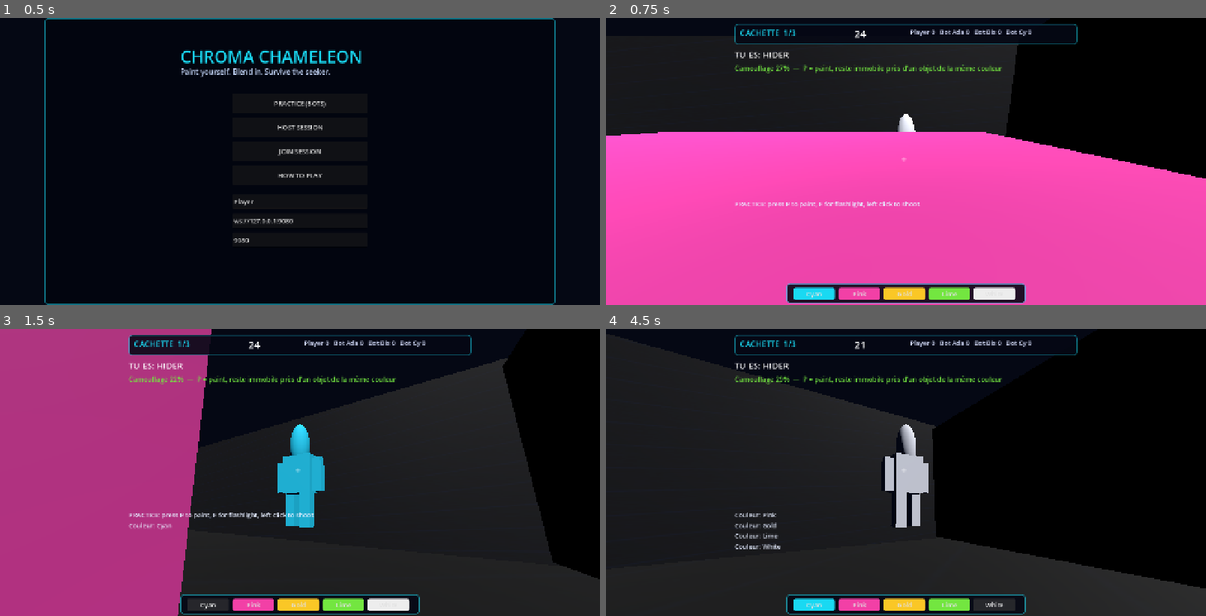
Above: before the commit, frames 1-4 (two rows, left to right).
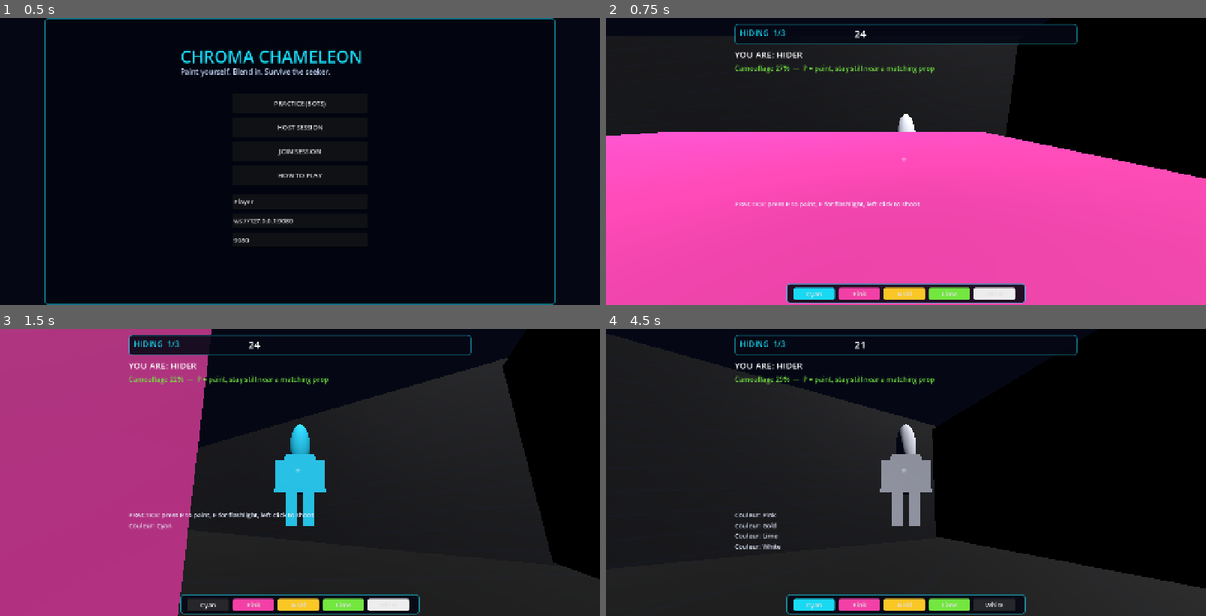
Above: after the commit, the same moments.

Repository: peakbuild112000/Project2
Game: Godot game, scene res://scenes/Main.tscn
Same seed, same stepped clock (60 frames per second), same inputs: the game is played once before the commit and once after it.
Inputs:
- Up to frame 1 (0.5 s): no input
- Up to frame 2 (0.75 s): click "PRACTICE (BOTS)" at 0.5 s
- Up to frame 3 (1.5 s): click "Cyan" at 1.25 s
- Up to frame 4 (4.5 s): click "Pink" at 2 s; click "Gold" at 2.75 s; click "Lime" at 3.5 s; click "White" at 4.25 s

Frame 1 is identical in both runs. In frame 2, 0.8% of the frame differs, in the area x 21-71%, y 3-20%; in frame 3, 1.3%; in frame 4, 2.5%, in the area x 21-71%, y 3-70%.

Commit message:
Rotate avatar with camera, add paint zoom and instant eliminations

Diff:
--- a/scripts/Game.gd
+++ b/scripts/Game.gd
@@ -44,7 +44,7 @@
 var pipette_mode := false
 var _paint_hold := false
 var _orbit_hold := false
-var _spot_cooldown := {}
+var paint_zoom := 3.6
 var _shoot_cooldown := 0.0
 
 func _ready() -> void:
@@ -115,7 +115,7 @@
 		"practice": start_offline()
 		"host": start_host()
 		"join": start_client()
-		"help": hud.set_menu_info("HIDERS: you are always in third person. Press P for PAINT mode: left-drag paints your avatar, right-drag rotates the camera, pipette samples a colour. Stand still near matching props to camouflage. SEEKERS: you are in first person. F toggles the flashlight. SEEING a hider gives +1 point, but LEFT CLICK (or E) SHOOTS them to eliminate (+3).")
+		"help": hud.set_menu_info("HIDERS: you are always in third person. Press P for PAINT mode: left-drag paints, right-drag rotates the camera and character, mouse wheel zooms, pipette samples a colour. Stand still near matching props to camouflage. SEEKERS: you are in first person. F toggles the flashlight. Spotting or shooting a hider eliminates them instantly.")
 		"paint": try_preset_paint(value)
 		"pipette": _toggle_pipette()
 		"leave": leave_match()
@@ -145,7 +145,6 @@
 	_orbit_hold = false
 	hud.set_paint_mode(false)
 	hud.set_pipette(false)
-	_spot_cooldown.clear()
 	_shoot_cooldown = 0.0
 	if Net.message_received.is_connected(_on_net_message):
 		Net.message_received.disconnect(_on_net_message)
@@ -405,10 +404,6 @@
 	logic.round = int(s.get("round", logic.round))
 	logic.hunter_id = int(s.get("hunter", logic.hunter_id))
 	logic.map_index = int(s.get("map", logic.map_index))
-	var sc := {}
-	for k in s.get("scores", {}):
-		sc[int(k)] = int(s.scores[k])
-	logic.scores = sc
 	var fd := {}
 	for k in s.get("found", {}):
 		fd[int(k)] = bool(s.found[k])
@@ -538,7 +533,7 @@
 	if not running or idx < 0 or idx >= Core.COLORS.size():
 		return
 	if _role_of(local_id) != "HIDER":
-		hud.log_line("Seuls les hiders peuvent peindre.")
+		hud.log_line("Only hiders can paint.")
 		return
 	var c: Color = Core.COLORS[idx]
 	paint_color = c
@@ -555,7 +550,7 @@
 	if not running:
 		return
 	if on and _role_of(local_id) != "HIDER":
-		hud.log_line("Le seeker reste en première personne : lui ne peint pas.")
+		hud.log_line("The seeker stays in first person and cannot paint.")
 		return
 	paint_mode = on
 	_paint_hold = false
@@ -633,7 +628,7 @@
 	hud.set_color(picked)
 	pipette_mode = false
 	hud.set_pipette(false)
-	hud.log_line("Pipette (lumière/ombre incluse): #%s" % picked.to_html(false))
+	hud.log_line("Pipette (lighting and shadows included): #%s" % picked.to_html(false))
 	_play("paint")
 
 # ---------------------------------------------------------------- shooting ----
@@ -653,7 +648,7 @@
 		return
 	if _role_of(who) != "SEEKER":
 		if who == local_id:
-			hud.log_line("Seul le seeker peut tirer.")
+			hud.log_line("Only the seeker can shoot.")
 		return
 	if who == local_id and _shoot_cooldown > 0.0:
 		return
@@ -694,9 +689,9 @@
 		return
 	if logic.tag(target):
 		var name := str(players[target].name)
-		hud.log_line("%s a TIRE sur %s : éliminé ! +3" % [players[by_id].name, name])
+		hud.log_line("%s SHOT %s: eliminated!" % [players[by_id].name, name])
 		_play("found")
-		Net.broadcast({"t": "event", "msg": "%s a tiré sur %s : éliminé !" % [players[by_id].name, name]})
+		Net.broadcast({"t": "event", "msg": "%s shot %s: eliminated!" % [players[by_id].name, name]})
 		if logic.phase == "round_end":
 			_on_phase_change("round_end")
 
@@ -803,13 +798,15 @@
 					seen = true
 			elif st.camo < 0.45 and d < 10.0:
 				seen = true
-		if seen and not bool(st.was_seen) and float(_spot_cooldown.get(id, 0.0)) <= 0.0:
-			if id != logic.hunter_id and logic.phase == "seeking":
-				logic.spot()
-				_spot_cooldown[id] = 2.5
-				var msg := "%s est REPERE ! +1 pour le seeker" % str(players[id].name)
+		# Being seen means instant elimination. No scoring is involved.
+		if seen and not bool(st.was_seen):
+			if id != logic.hunter_id and logic.phase == "seeking" and logic.tag(id):
+				var msg := "%s was spotted and eliminated!" % str(players[id].name)
 				hud.log_line(msg)
+				_play("found")
 				Net.broadcast({"t": "event", "msg": msg})
+				if logic.phase == "round_end":
+					_on_phase_change("round_end")
 		st.was_seen = seen
 		st.seen = seen
 
@@ -827,7 +824,6 @@
 		var body: CharacterBody3D = views[id].body
 		body.position = world.spawn(int(id) % 8)
 		body.velocity = Vector3.ZERO
-	_spot_cooldown.clear()
 	paint_color = Color.WHITE
 	hud.set_color(Color.WHITE)
 	_last_phase = "hiding"
@@ -836,7 +832,7 @@
 	print("PHASE: %s round=%d time=%.1f players=%d" % [phase, logic.round, logic.time_left, players.size()])
 	match phase:
 		"seeking":
-			hud.log_line("SEEKERS ARE IN! Cache-toi !")
+			hud.log_line("SEEKERS ARE IN! Hide!")
 			_play("flash")
 		"round_end":
 			hud.log_line("Round over!")
@@ -847,7 +843,7 @@
 		"new_round":
 			_after_new_round()
 			hud.show_game()
-			hud.log_line("ROUND %d/%d — nouvelle peinture !" % [logic.round, 3])
+			hud.log_line("ROUND %d/%d — paint again!" % [logic.round, 3])
 		"match_end":
 			_show_result()
 			Input.set_mouse_mode(Input.MOUSE_MODE_VISIBLE)
@@ -856,18 +852,13 @@
 	if logic == null:
 		return
 	var text := "ROUND %d / %d  —  %s\n\n" % [logic.round, 3, Core.MAPS[logic.map_index].name]
-	text += "Tu étais %s.\n" % _role_of(local_id)
+	text += "You were %s.\n" % _role_of(local_id)
 	var found_count := 0
 	for k in logic.found:
 		if logic.found[k]:
 			found_count += 1
-	text += "Hiders éliminés: %d / %d\n\nSCORES\n" % [found_count, maxi(0, logic.ids.size() - 1)]
-	for id in logic.scores:
-		var nm := "Player"
-		if players.has(int(id)):
-			nm = players[int(id)].name
-		text += "%s: %d\n" % [nm, logic.scores[id]]
-	text += "\nRepéré = +1   Tir réussi = +3   Survie = +1"
+	text += "Hiders eliminated: %d / %d\n" % [found_count, maxi(0, logic.ids.size() - 1)]
+	text += "\nThe seeker wins by eliminating every hider.\nSurvive until the timer ends to win as a hider."
 	if logic.phase == "match_end":
 		text += "\n\nMATCH OVER"
 	hud.show_result(text)
@@ -882,6 +873,8 @@
 			body.position = Vector3(st.x, st.y, st.z)
 		elif not is_host:
 			body.position = body.position.lerp(Vector3(st.x, st.y, st.z), clampf(delta * 12.0, 0, 1))
+		# The character always turns with the camera / look direction.
+		body.rotation.y = float(st.yaw)
 		var avatar: Dictionary = v.avatar
 		avatar.node.visible = (id != local_id) or (_role_of(id) == "HIDER")
 		var alpha := 1.0
@@ -897,7 +890,7 @@
 		var b: CharacterBody3D = views[local_id].body
 		if local_role == "HIDER":
 			# Hiders always see their own avatar from a third-person camera.
-			var dist := 3.6 if paint_mode else 4.2
+			var dist := paint_zoom if paint_mode else 4.2
 			var cp := clampf(_pitch, -0.45, 0.75)
 			var off := Vector3(sin(_yaw) * cos(cp), sin(cp) + 0.25, cos(_yaw) * cos(cp)) * dist
 			camera.position = b.position + Vector3(0, 1.1, 0) + off
@@ -914,39 +907,30 @@
 		return
 	var st: Dictionary = players[local_id]
 	var role := _role_of(local_id)
-	var hiding := ""
+	var detail := ""
 	if role == "HIDER":
-		hiding = "Camouflage %d%%  —  P = paint, reste immobile près d'un objet de la même couleur" % int(float(st.camo) * 100.0)
+		detail = "Camouflage %d%%  —  P = paint, stay still near a matching prop" % int(float(st.camo) * 100.0)
 	else:
-		hiding = "Lampe %s  —  regarder = +1 pt, CLIC GAUCHE / E = tirer (+3)" % ("ON" if st.flash else "OFF")
+		detail = "Flashlight %s  —  spotting or shooting a hider eliminates them instantly" % ("ON" if st.flash else "OFF")
 	if paint_mode:
-		hiding = "PAINT  —  couleur #%s  •  brosse %dpx  •  pipette %s" % [
-			paint_color.to_html(false), brush_size, "ON" if pipette_mode else "OFF"]
-	var scores_txt := ""
-	for id in logic.scores:
-		var nm := "P"
-		if players.has(int(id)):
-			nm = str(players[int(id)].name).substr(0, 8)
-		scores_txt += "%s %d   " % [nm, logic.scores[id]]
+		detail = "PAINT  —  colour #%s  •  brush %dpx  •  zoom %.1f  •  pipette %s" % [
+			paint_color.to_html(false), brush_size, paint_zoom, "ON" if pipette_mode else "OFF"]
 	var phase_name := str(logic.phase).to_upper()
 	if logic.phase == "hiding":
-		phase_name = "CACHETTE  %d/%d" % [logic.round, 3]
+		phase_name = "HIDING  %d/%d" % [logic.round, 3]
 	elif logic.phase == "seeking":
-		phase_name = "RECHERCHE  %d/%d" % [logic.round, 3]
+		phase_name = "SEEKING  %d/%d" % [logic.round, 3]
 	hud.update_hud({
 		"phase": phase_name,
 		"time": logic.time_left,
-		"role": "TU ES: %s" % role,
-		"hide": hiding,
-		"scores": scores_txt,
+		"role": "YOU ARE: %s" % role,
+		"hide": detail,
 	})
 
 func _process(delta: float) -> void:
 	if not running or paused:
 		return
 	_shoot_cooldown = maxf(0.0, _shoot_cooldown - delta)
-	for k in _spot_cooldown.keys():
-		_spot_cooldown[k] = maxf(0.0, float(_spot_cooldown[k]) - delta)
 
 	# Paint mode keeps the match alive (bots, timers, network) but the painter
 	# stands still so the avatar is easy to hit with the brush.
@@ -1053,7 +1037,11 @@
 		if not running or paused:
 			return
 		if paint_mode:
-			if mb.button_index == MOUSE_BUTTON_LEFT:
+			if mb.pressed and mb.button_index == MOUSE_BUTTON_WHEEL_UP:
+				paint_zoom = clampf(paint_zoom - 0.4, 1.8, 7.0)
+			elif mb.pressed and mb.button_index == MOUSE_BUTTON_WHEEL_DOWN:
+				paint_zoom = clampf(paint_zoom + 0.4, 1.8, 7.0)
+			elif mb.button_index == MOUSE_BUTTON_LEFT:
 				if mb.pressed:
 					if pipette_mode:
 						_pipette_at(mb.position)
--- a/scripts/HUD.gd
+++ b/scripts/HUD.gd
@@ -21,7 +21,6 @@
 var time_label: Label
 var role_label: Label
 var hide_label: Label
-var score_label: Label
 var log_label: Label
 var result_label: Label
 var name_edit: LineEdit
@@ -140,7 +139,7 @@
 	var active: StyleBoxFlat = btn.get_theme_stylebox("normal")
 	if active != null:
 		active.bg_color = Color(0.10, 0.85, 0.95, 0.55)
-	brush_changed.emit([8, 20, 38][size])
+	brush_changed.emit([3, 10, 24][size])
 
 func _build_menu() -> void:
 	menu_group = _make_group()
@@ -162,7 +161,6 @@
 	var top := _panel(hud_group, -430, -345, 860, 52, 0.5, 0.5)
 	phase_label = _label(top, "", 14, 8, 260, 34, 0.0, 0.0, 20, Color(0.10, 0.85, 0.95))
 	time_label = _label(top, "", 300, 6, 120, 38, 0.0, 0.0, 26, Color.WHITE)
-	score_label = _label(top, "", 440, 8, 400, 34, 0.0, 0.0, 16, Color(0.85, 0.88, 1.0))
 	role_label = _label(hud_group, "", -430, -284, 860, 44, 0.5, 0.5, 22, Color.WHITE)
 	hide_label = _label(hud_group, "", -430, -246, 860, 38, 0.5, 0.5, 17, Color(0.45, 0.90, 0.25))
 	_label(hud_group, "+", -12, -22, 24, 40, 0.5, 0.5, 24, Color(1, 1, 1, 0.55))
@@ -181,7 +179,7 @@
 
 	# Unlimited-colour paint panel, shown while PAINT mode is active.
 	paint_panel = _panel(hud_group, -330, 170, 660, 128, 0.5, 0.5, Color(0.03, 0.05, 0.12, 0.95))
-	_label(paint_panel, "PAINT MODE  —  glisse sur ton personnage", -305, -48, 610, 24, 0.5, 0.5, 17, Color(0.10, 0.85, 0.95))
+	_label(paint_panel, "PAINT MODE  —  drag on your character", -305, -48, 610, 24, 0.5, 0.5, 17, Color(0.10, 0.85, 0.95))
 	color_picker = ColorPickerButton.new()
 	_place(color_picker, -305, -12, 210, 44, 0.5, 0.5)
 	color_picker.color = Color.WHITE
@@ -194,8 +192,8 @@
 	psb.set_corner_radius_all(6)
 	pipette_button.add_theme_stylebox_override("normal", psb)
 
-	_label(paint_panel, "Brosse", 72, -48, 100, 22, 0.5, 0.5, 14, Color(0.75, 0.82, 0.95))
-	var names := ["Petit", "Moyen", "Grand"]
+	_label(paint_panel, "Brush", 72, -48, 100, 22, 0.5, 0.5, 14, Color(0.75, 0.82, 0.95))
+	var names := ["Small", "Medium", "Large"]
 	for i in range(3):
 		var bb := _button(paint_panel, names[i], "brush", i, 72 + i * 78, -12, 72, 44, 0.5, 0.5)
 		var bsb := StyleBoxFlat.new()
@@ -204,7 +202,7 @@
 		bb.add_theme_stylebox_override("normal", bsb)
 		bb.pressed.connect(_on_brush_pressed.bind(i))
 		brush_buttons.append(bb)
-	_label(paint_panel, "Clic gauche glissé : peindre  •  Clic droit glissé : tourner  •  Pipette : couleur rendue (ombres incluses)  •  P : quitter", -305, 42, 610, 24, 0.5, 0.5, 12, Color(0.70, 0.80, 0.95))
+	_label(paint_panel, "Left-drag: paint  •  Right-drag: rotate  •  Wheel: zoom  •  Pipette: rendered colour (shadows included)  •  P: exit", -305, 42, 610, 24, 0.5, 0.5, 12, Color(0.70, 0.80, 0.95))
 	paint_panel.visible = false
 
 func _build_result() -> void:
@@ -253,7 +251,6 @@
 	time_label.text = "%02d" % int(info.get("time", 0))
 	role_label.text = str(info.get("role", ""))
 	hide_label.text = str(info.get("hide", ""))
-	score_label.text = str(info.get("scores", ""))
 
 func log_line(msg: String) -> void:
 	_log_lines.append(msg)
--- a/scripts/Match.gd
+++ b/scripts/Match.gd
@@ -1,5 +1,6 @@
 extends RefCounted
-## Authoritative round/role/score rules. Pure logic, no engine dependencies.
+## Authoritative round / role / elimination rules. Pure logic, no engine dependencies.
+## There is no scoring system: the seeker eliminates hiders, nothing else.
 
 const MAX_ROUNDS := 3
 const HIDE_SECONDS := 25.0
@@ -12,7 +13,6 @@
 var phase := "menu" # menu | hiding | seeking | round_end | match_end
 var time_left := 0.0
 var hunter_id := -1
-var scores := {}
 var found := {}
 var rng := RandomNumberGenerator.new()
 
@@ -21,9 +21,6 @@
 	map_index = map
 	round = 1
 	phase = "menu"
-	scores.clear()
-	for id in ids:
-		scores[id] = 0
 	rng.seed = int(Time.get_unix_time_from_system()) + map + ids.size()
 
 func start_round() -> void:
@@ -45,7 +42,7 @@
 		time_left = SEEK_SECONDS
 		return "seeking"
 	if phase == "seeking":
-		return finish(false)
+		return finish()
 	if phase == "round_end":
 		if round >= MAX_ROUNDS:
 			phase = "match_end"
@@ -55,15 +52,9 @@
 		return "new_round"
 	return ""
 
-func finish(seeker_won: bool) -> String:
+func finish() -> String:
 	phase = "round_end"
 	time_left = RESULT_SECONDS
-	if seeker_won:
-		scores[hunter_id] = int(scores.get(hunter_id, 0)) + 2
-	else:
-		for id in ids:
-			if id != hunter_id and not found.get(id, false):
-				scores[id] = int(scores.get(id, 0)) + 1
 	return "round_end"
 
 func all_found() -> bool:
@@ -72,14 +63,7 @@
 			return false
 	return true
 
-## The seeker merely SEEING a hider earns a point. Does not eliminate.
-func spot() -> bool:
-	if phase != "seeking":
-		return false
-	scores[hunter_id] = int(scores.get(hunter_id, 0)) + 1
-	return true
-
-## The seeker must SHOOT a hider to eliminate them.
+## Instant elimination. Called when the seeker spots or shoots a hider.
 func tag(hider_id: int) -> bool:
 	if phase != "seeking":
 		return false
@@ -88,9 +72,8 @@
 	if all_found():
 		return false
 	found[hider_id] = true
-	scores[hunter_id] = int(scores.get(hunter_id, 0)) + 3
 	if all_found():
-		finish(true)
+		finish()
 	return true
 
 func snapshot() -> Dictionary:
@@ -101,6 +84,5 @@
 		"max_rounds": MAX_ROUNDS,
 		"hunter": hunter_id,
 		"map": map_index,
-		"scores": scores.duplicate(),
 		"found": found.duplicate(),
 	}
